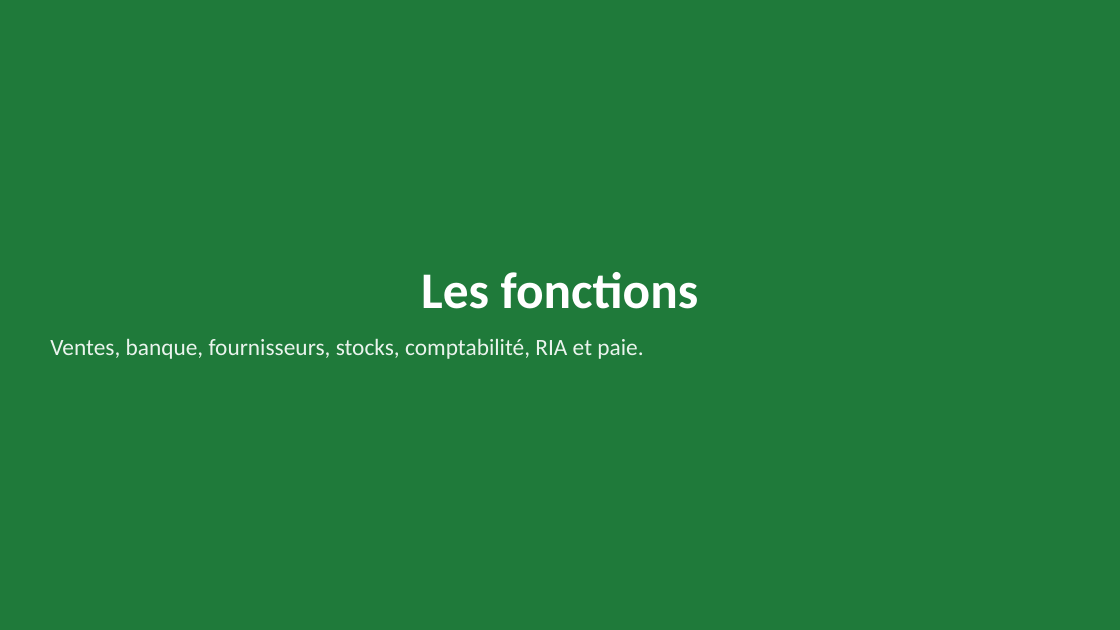
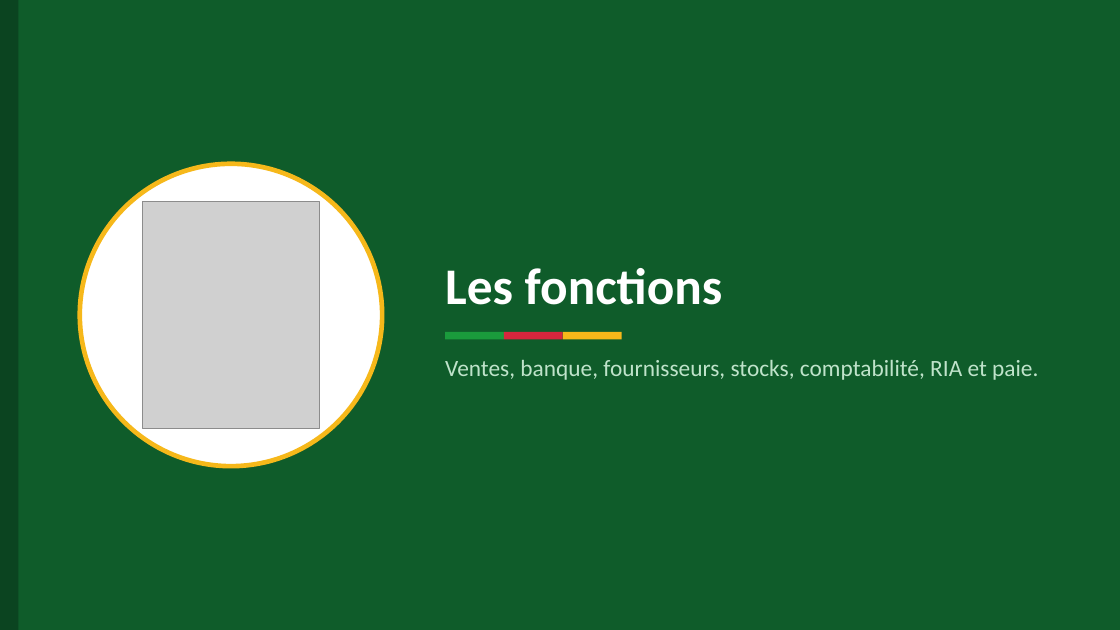
Before and after one commit to mteingueng-dot/MVOGMBI_Sync_2026.1, a slide deck: slide 10 of documentation/Presentation_MVOGMBI_Sync.pptx. Drawn at 1120x630 pixels with LibreOffice and Linux fonts; fonts in the diff are those of the drawing; grey boxes stand for pictures. Boxes give left, top, right and bottom in pixels: in the first picture for what was removed or moved away, otherwise in the second. Text is boxed around its words. In the diff, an @@ line names an element or a change of style, - is before the commit and + after.

```diff
--- a/documentation/Presentation_MVOGMBI_Sync.pptx
+++ b/documentation/Presentation_MVOGMBI_Sync.pptx
@@ background #1F7A3A to #0F5C2A @@
@@ rectangle added at box(0, 0, 18, 630), fill #0B4420 @@
@@ ellipse added at box(80, 164, 382, 466), fill #FFFFFF, outline #F6B81A 4 pt @@
@@ title "Les fonctions": place and size @@
-title "Les fonctions" at box(421, 272, 699, 309)
+title "Les fonctions" at box(445, 268, 723, 305)
@@ title "Les fonctions" at box(445, 268, 723, 305): alignment centre to left @@
@@ picture added at box(143, 202, 319, 429) @@
@@ text "Ventes, banque, fournisseurs, stocks, comptabilité, ...": place and size @@
-text "Ventes, banque, fournisseurs, stocks, comptabilité, ..." at box(50, 338, 643, 359)
+text "Ventes, banque, fournisseurs, stocks, comptabilité, ..." at box(445, 360, 1038, 380)
@@ text "Ventes, banque, fournisseurs, stocks, comptabilité, ..." at box(445, 360, 1038, 380): text colour #EAF4ED to #BFE3CA @@
@@ rectangle added at box(445, 332, 504, 339), fill #1A9B3C @@
@@ rectangle added at box(504, 332, 563, 339), fill #D7263D @@
@@ rectangle added at box(563, 332, 622, 339), fill #F6B81A @@
```
Also in this commit, not shown: 29 other slides changed, 40 other files.
